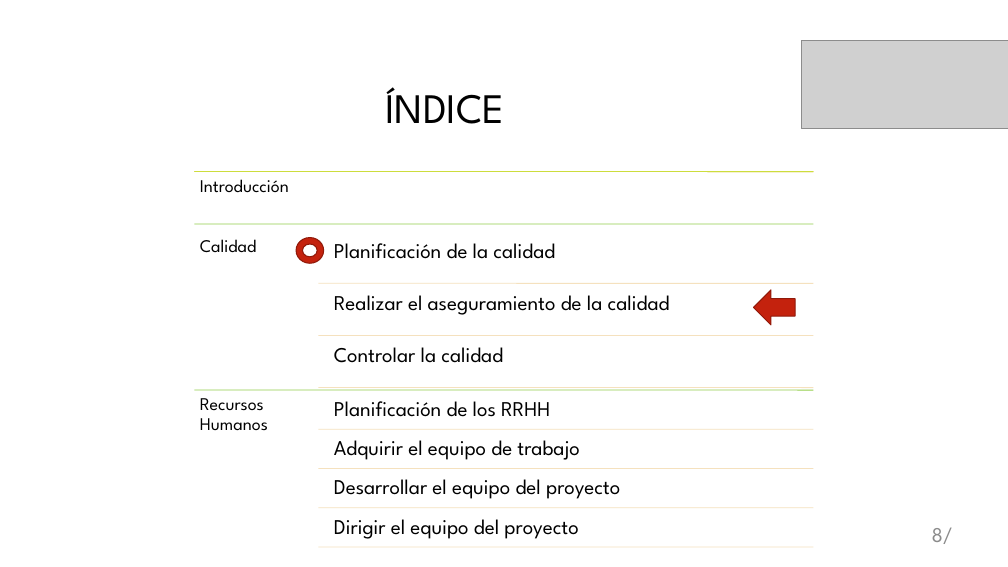
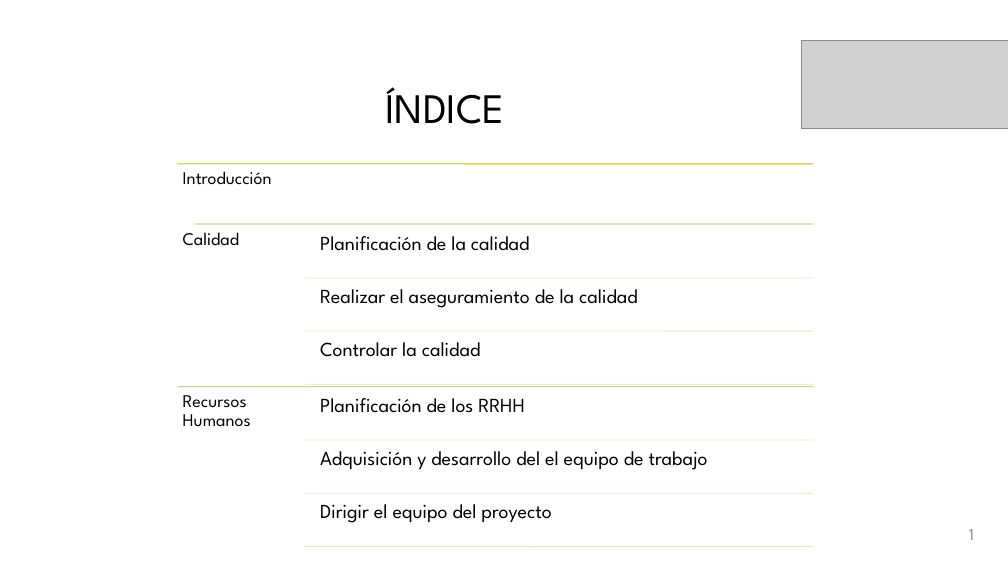
Before and after one commit to galledohm/Gestion_Proyectos, a slide deck: slide 2 of Documentos_generados/3. Gestion de Calidad y RRHH/Presentación3.pptx (slide 9 before the commit). Drawn at 1008x567 pixels with LibreOffice and Linux fonts; fonts in the diff are those of the drawing; grey boxes stand for pictures; background and template pictures are left out. Boxes give left, top, right and bottom in pixels: in the first picture for what was removed or moved away, otherwise in the second. Text is boxed around its words. In the diff, an @@ line names an element or a change of style, - is before the commit and + after.

Commit message:
Version Presentación3 Final 21/11 01:40

```diff
--- a/Documentos_generados/3. Gestion de Calidad y RRHH/Presentación3.pptx
+++ b/Documentos_generados/3. Gestion de Calidad y RRHH/Presentación3.pptx
@@ text "Introducción": place and size @@
-text "Introducción" at bbox=[200, 179, 289, 193]
+text "Introducción" at bbox=[183, 171, 272, 185]
@@ line moved from (194, 172) - (814, 172) to (178, 164) - (814, 164) @@
@@ line moved from (194, 172) - (814, 172) to (178, 164) - (814, 164) @@
@@ text "Calidad": place and size @@
-text "Calidad" at bbox=[200, 239, 256, 253]
+text "Calidad" at bbox=[183, 232, 239, 246]
@@ donut removed at bbox=[296, 237, 324, 263] @@
@@ text "Planificación de la calidad": place and size @@
-text "Planificación de la calidad" at bbox=[334, 243, 555, 259]
+text "Planificación de la calidad" at bbox=[320, 236, 530, 251]
@@ line moved from (318, 284) - (814, 284) to (305, 278) - (814, 278) @@
@@ text "Realizar el aseguramiento de la ...": place and size @@
-text "Realizar el aseguramiento de la ..." at bbox=[334, 295, 670, 315]
+text "Realizar el aseguramiento de la ..." at bbox=[320, 289, 638, 308]
@@ right arrow removed at bbox=[754, 290, 796, 324] @@
@@ line moved from (318, 336) - (814, 336) to (305, 331) - (814, 331) @@
@@ text "Controlar la calidad": place and size @@
-text "Controlar la calidad" at bbox=[334, 347, 503, 363]
+text "Controlar la calidad" at bbox=[320, 342, 481, 357]
@@ text "Recursos Humanos": place and size @@
-text "Recursos Humanos" at bbox=[200, 398, 268, 431]
+text "Recursos Humanos" at bbox=[183, 395, 251, 427]
@@ line moved from (194, 390) - (814, 390) to (178, 387) - (814, 387) @@
@@ line moved from (318, 388) - (814, 388) to (305, 384) - (814, 384) @@
@@ text "Planificación de los RRHH": place and size @@
-text "Planificación de los RRHH" at bbox=[334, 401, 550, 417]
+text "Planificación de los RRHH" at bbox=[320, 398, 525, 413]
@@ line moved from (318, 430) - (814, 430) to (305, 440) - (814, 440) @@
@@ line removed from (318, 469) to (814, 469) @@
@@ text at bbox=[320, 451, 708, 470]: text changed; size 20 to 19 pt @@
-Adquirir el equipo de trabajo
+Adquisición y desarrollo del el equipo de trabajo
@@ text removed at bbox=[334, 479, 620, 499] @@
-Desarrollar el equipo del proyecto
@@ line moved from (318, 508) - (814, 508) to (305, 493) - (814, 493) @@
@@ size 20 to 19 pt in 5 elements at bbox=[320, 342, 481, 357], bbox=[320, 289, 638, 308], bbox=[320, 236, 530, 251], bbox=[320, 398, 525, 413], bbox=[320, 504, 551, 523] @@
@@ text "Dirigir el equipo del proyecto": place and size @@
-text "Dirigir el equipo del proyecto" at bbox=[334, 519, 578, 539]
+text "Dirigir el equipo del proyecto" at bbox=[320, 504, 551, 523]
@@ page number removed at bbox=[932, 527, 953, 544] @@
-8/
@@ page number added at bbox=[969, 529, 974, 540], 16 pt, text #8C8C8C @@
+1
@@ line moved from (318, 547) - (814, 547) to (305, 547) - (814, 547) @@
```
Also in this commit, not shown: 7 other slides changed, 2 slides removed.
